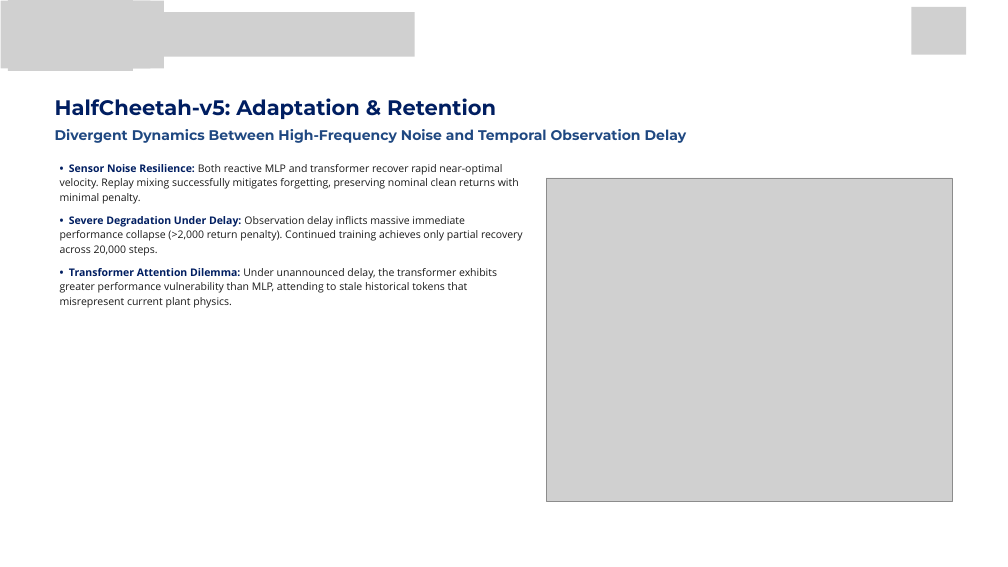
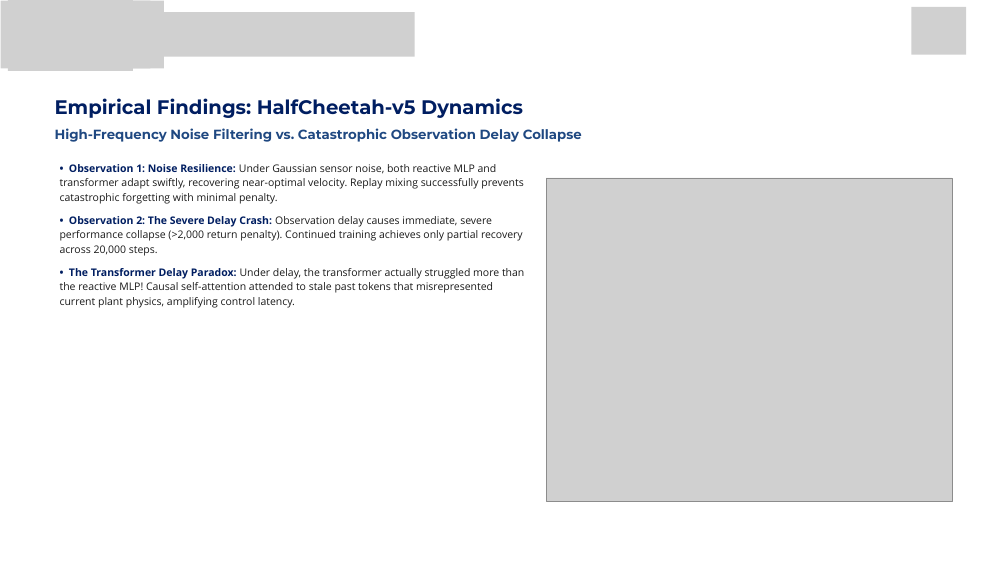
Before and after one commit to Fane-Nathan/tmrl, a slide deck: slide 6 of paper/reporting/193 - Presentation.pptx. Drawn at 1008x567 pixels with LibreOffice and Linux fonts; fonts in the diff are those of the drawing; grey boxes stand for pictures; background and template pictures are left out. Boxes give left, top, right and bottom in pixels: in the first picture for what was removed or moved away, otherwise in the second. Text is boxed around its words. In the diff, an @@ line names an element or a change of style, - is before the commit and + after.

```diff
--- a/paper/reporting/193 - Presentation.pptx
+++ b/paper/reporting/193 - Presentation.pptx
@@ text at (55, 98, 523, 118): text changed; size 30 to 28 pt @@
-HalfCheetah-v5: Adaptation & Retention
+Empirical Findings: HalfCheetah-v5 Dynamics
@@ text at (55, 128, 582, 142): text changed; size 20 to 19 pt @@
-Divergent Dynamics Between High-Frequency Noise and Temporal Observation Delay
+High-Frequency Noise Filtering vs. Catastrophic Observation Delay Collapse
@@ text at (60, 164, 524, 308): text changed @@
-• Sensor Noise Resilience: Both reactive MLP and transformer recover rapid near-optimal velocity. Replay mixing successfully mitigates forgetting, preserving nominal clean returns with minimal penalty.
-• Severe Degradation Under Delay: Observation delay inflicts massive immediate performance collapse (>2,000 return penalty). Continued training achieves only partial recovery across 20,000 steps.
-• Transformer Attention Dilemma: Under unannounced delay, the transformer exhibits greater performance vulnerability than MLP, attending to stale historical tokens that misrepresent current plant physics.
+• Observation 1: Noise Resilience: Under Gaussian sensor noise, both reactive MLP and transformer adapt swiftly, recovering near-optimal velocity. Replay mixing successfully prevents catastrophic forgetting with minimal penalty.
+• Observation 2: The Severe Delay Crash: Observation delay causes immediate, severe performance collapse (>2,000 return penalty). Continued training achieves only partial recovery across 20,000 steps.
+• The Transformer Delay Paradox: Under delay, the transformer actually struggled more than the reactive MLP! Causal self-attention attended to stale past tokens that misrepresented current plant physics, amplifying control latency.
```
Also in this commit, not shown: 9 other slides changed, 1 slide added, 1 slide removed, 15 other files.
